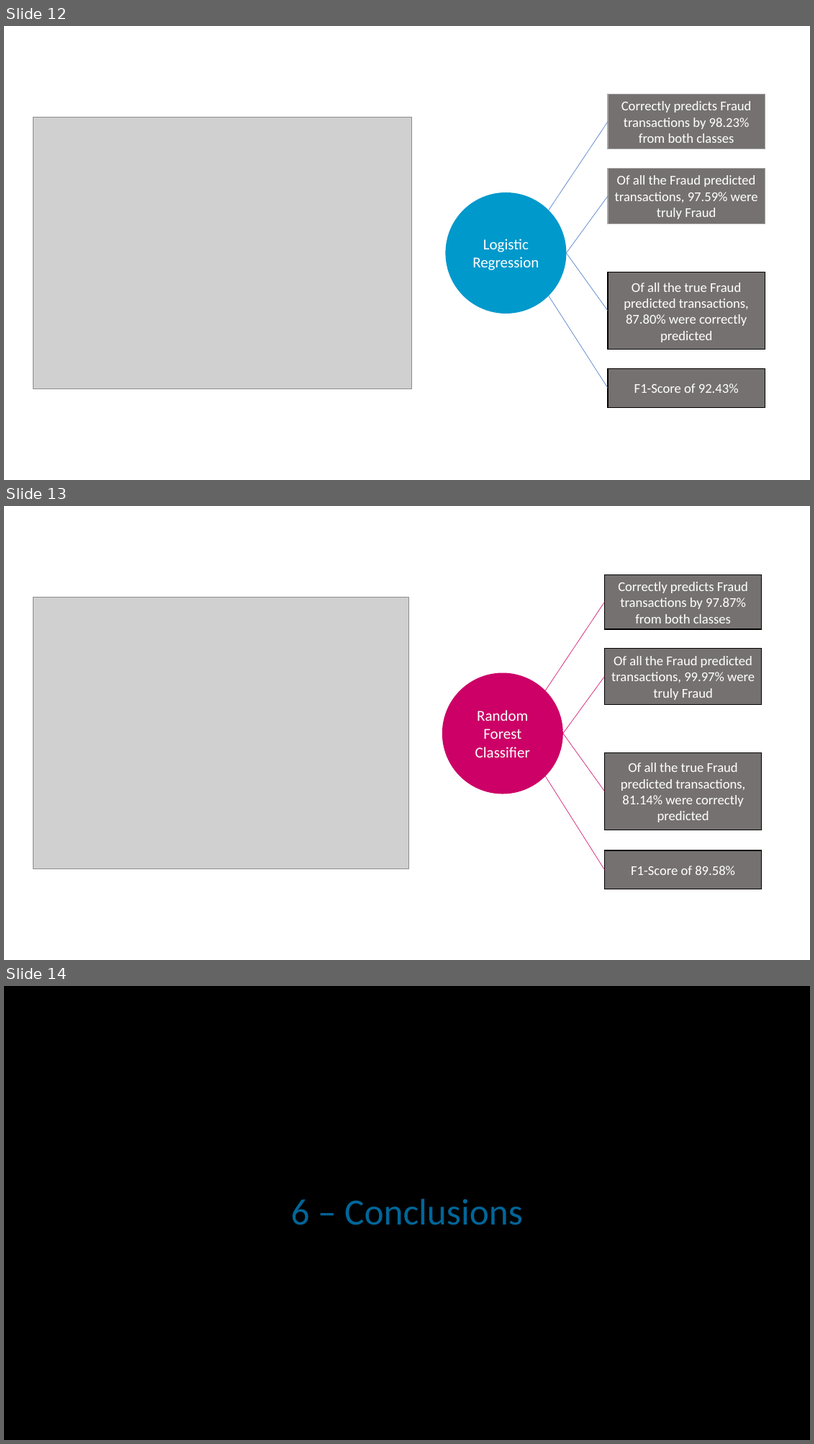
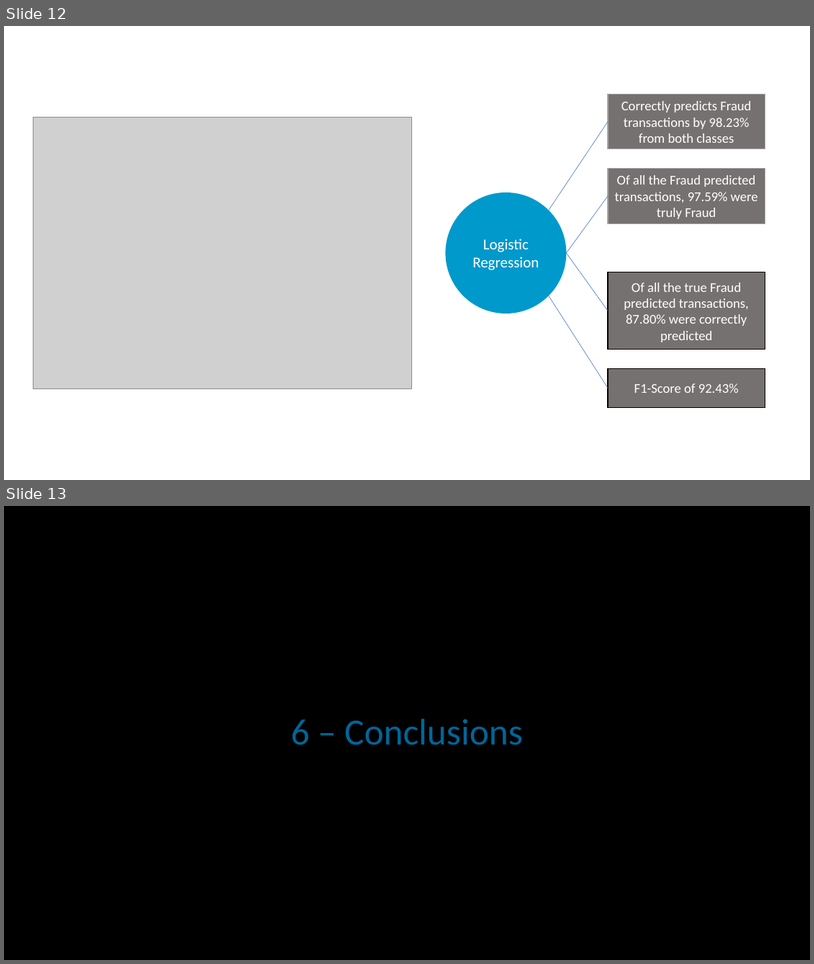
Before and after one commit to dperher/ai_personal_capstone, a slide deck: fraud_detection.pptx. Shown one above the other, each under a label of ours: slides 12, 13 and 14 before the commit, slides 12 and 13 after it. The pictures are 814x1444 and 814x964 pixels, drawn with LibreOffice and Linux fonts; fonts in the diff are those of the drawing; grey boxes stand for pictures. Boxes give left, top, right and bottom in pixels: in the first picture for what was removed or moved away, otherwise in the second. Text is boxed around its words. In the diff, an @@ line names an element or a change of style, - is before the commit and + after.

Commit message:
2023-April-03 update. Definitive slides, deleted 1 to save time during presentation

```diff
--- a/fraud_detection.pptx
+++ b/fraud_detection.pptx
@@ slide 13 removed at bbox=[4, 506, 810, 960], background #FFFFFF @@
@@ rectangle removed at bbox=[604, 575, 762, 629] @@
-Correctly predicts Fraud transactions by 97.87% from both classes
@@ picture removed at bbox=[33, 597, 409, 869] @@
@@ line removed from (546, 690) to (604, 602) @@
@@ rectangle removed at bbox=[604, 648, 762, 704] @@
-Of all the Fraud predicted transactions, 99.97% were truly Fraud
@@ ellipse removed at bbox=[442, 673, 563, 794] @@
-Random Forest Classifier
@@ line removed from (563, 734) to (604, 677) @@
@@ line removed from (563, 734) to (604, 791) @@
@@ rectangle removed at bbox=[604, 752, 762, 830] @@
-Of all the true Fraud predicted transactions, 81.14% were correctly predicted
@@ line removed from (546, 776) to (604, 870) @@
@@ rectangle removed at bbox=[604, 850, 762, 889] @@
-F1-Score of 89.58%
@@ what was slide 14 is now slide 13 @@
```
